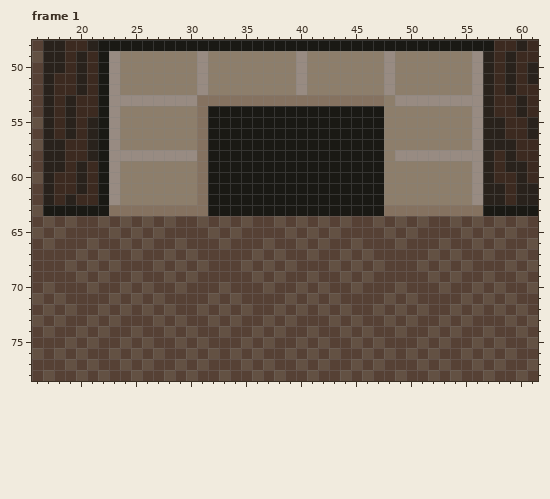
Two versions of one pixel-art file, art/fireplace.aseprite. The picture above is the old version.
80x80 pixels, 1 frame. Colours within 5 levels of each other are drawn and written as one. Shown: frame 1: x 16..61, y 48..78. The commit also changed other frames or places, which this record leaves out.
Once edited:
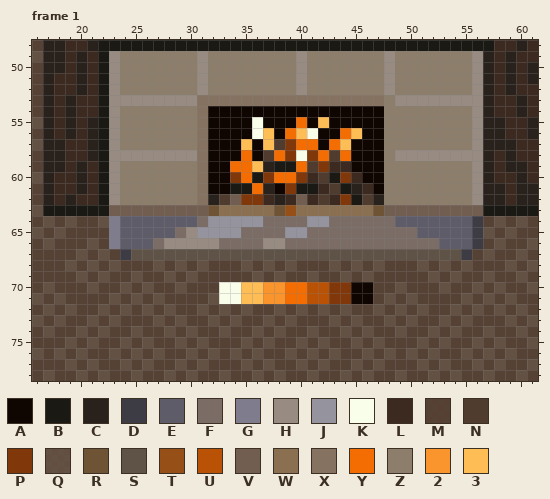
Palette (. is transparent): A #0f0601  B #1a1914  C #29221c  D #3d3b44  E #5f5c6a  F #7b6d66  G #7f7c8d  H #988b82  J #95939d  K #f9feea  L #3c2a20  M #4b3426e9  N #4f3c2e  P #80370a  Q #594536e9  R #6e5335  S #5f5247  T #964f17  U #ba5206  V #715e50  W #8a6f51  X #857260  Y #f46d02  Z #8d7e6b  2 #f9952c  3 #febd55
The edit:
layer "kaitseplaat" added
layer "tuli" added
layer "tule paiste" opacity 18% added
Changed rows in their new state; - is an unchanged pixel.
Frame 1:
first column x 23:
54 ---------AAAAAAAAAAAAAAAA---------
55 ---------AAAAKAAAYA3AAAAA---------
56 ---------AAAAK3AY3KAAY3AA---------
57 ---------AAA3A3NPYYAY3AAA---------
58 ---------AAAYANYPKPYNYAAA---------
59 ---------AAYY3C--YNPLLAAA---------
60 ---------AAPY-PYYPLN-PLAA---------
61 ---------AA--YCAP--LN-CLA---------
62 ---------CNVPPLCLVLNLP-NC---------
63 VVVVVVVVVRWWWWWRTWWWWWWWRVVVVVVVVV
64 GEEEEEEEFJJJJJFFFFJJFFFFFFEEEEEEED
65 GEEEEEFHJJJJFFFFJJFFFFFFFFFFEEEEED
66 GEEEFHHHHHFFFFHHFFFFFFFFFFFFFFEEED
67 -DSSSSSSSSSSSSSSSSSSSSSSSSSSSSSSD-
70 ----------KK3322YYUUPPAA----------
71 ----------KK3322YYUUPPAA----------
Boxes around the changes in both pictures, in picture pixels (x1, y1, x2, y2):
changed: (109, 106, 483, 304)
